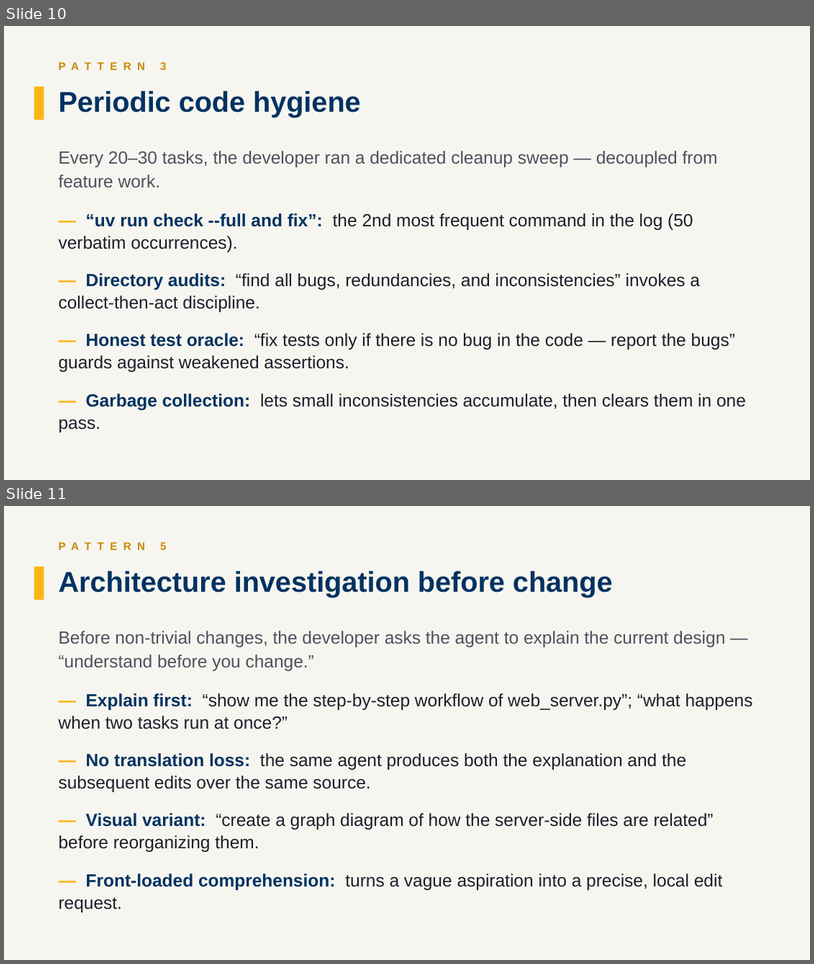
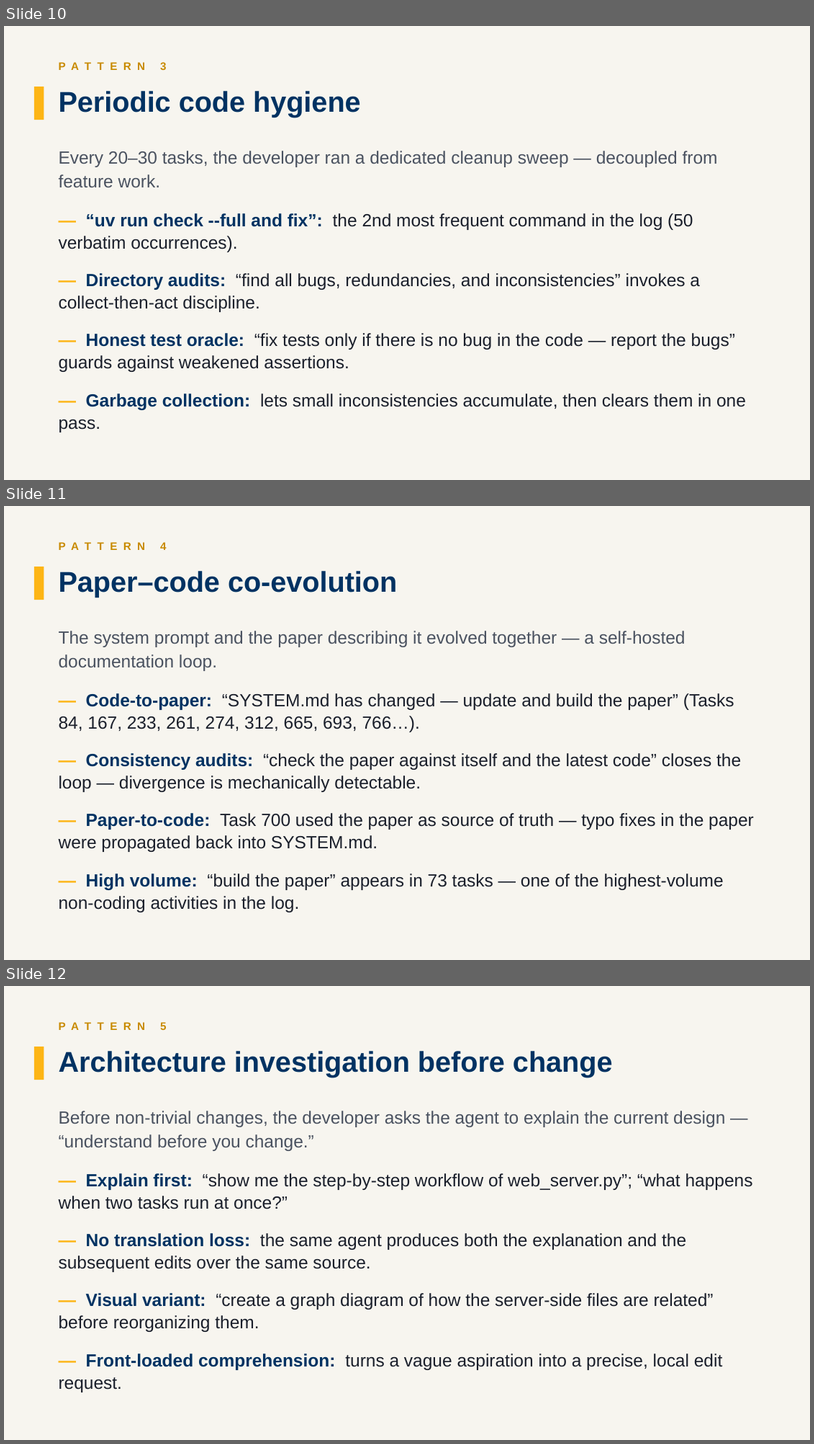
Before and after one commit to GoldenBearBiscuit/kiss_ai, a slide deck: papers/sekisssorcar/se_kiss_sorcar_slides.pptx. Shown one above the other, each under a label of ours: slides 10 and 11 before the commit, slides 10, 11 and 12 after it. The pictures are 814x964 and 814x1444 pixels, drawn with LibreOffice and Linux fonts; fonts in the diff are those of the drawing. Boxes give left, top, right and bottom in pixels: in the first picture for what was removed or moved away, otherwise in the second. Text is boxed around its words. In the diff, an @@ line names an element or a change of style, - is before the commit and + after.

Commit message:
docs: update slides and rebuild paper
- Updated presentation slides to reflect paper revisions
- Rebuilt paper PDF from source

User prompt:
can you update the slides at ./papers/sekisssorcar/se_kiss_sorcar_slides.pptx based on the updated paper at ./papers/sekisssorcar/se_kiss_sorcar.tex ?  Build the paper.

```diff
--- a/papers/sekisssorcar/se_kiss_sorcar_slides.pptx
+++ b/papers/sekisssorcar/se_kiss_sorcar_slides.pptx
@@ slide 11 added at (x1=4, y1=506, x2=810, y2=960), background #F7F5EF @@
@@ text added at (x1=59, y1=542, x2=166, y2=550), 13 pt, text #C88A00, bold @@
+P A T T E R N 4
@@ rectangle added at (x1=34, y1=566, x2=44, y2=600), fill #FDB515 @@
@@ text added at (x1=59, y1=571, x2=397, y2=597), 34 pt, text #003262, bold @@
+Paper–code co-evolution
@@ text added at (x1=59, y1=631, x2=686, y2=671), 21 pt, text #4A5260 @@
+The system prompt and the paper describing it evolved together — a self-hosted documentation loop.
@@ text added at (x1=59, y1=693, x2=754, y2=912), 21 pt, text #1A1F2B @@
+— Code-to-paper: “SYSTEM.md has changed — update and build the paper” (Tasks 84, 167, 233, 261, 274, 312, 665, 693, 766…).
+— Consistency audits: “check the paper against itself and the latest code” closes the loop — divergence is mechanically detectable.
+— Paper-to-code: Task 700 used the paper as source of truth — typo fixes in the paper were propagated back into SYSTEM.md.
+— High volume: “build the paper” appears in 73 tasks — one of the highest-volume non-coding activities in the log.
@@ what was slide 11 is now slide 12 @@
```
Also in this commit, not shown: 1 other file.
